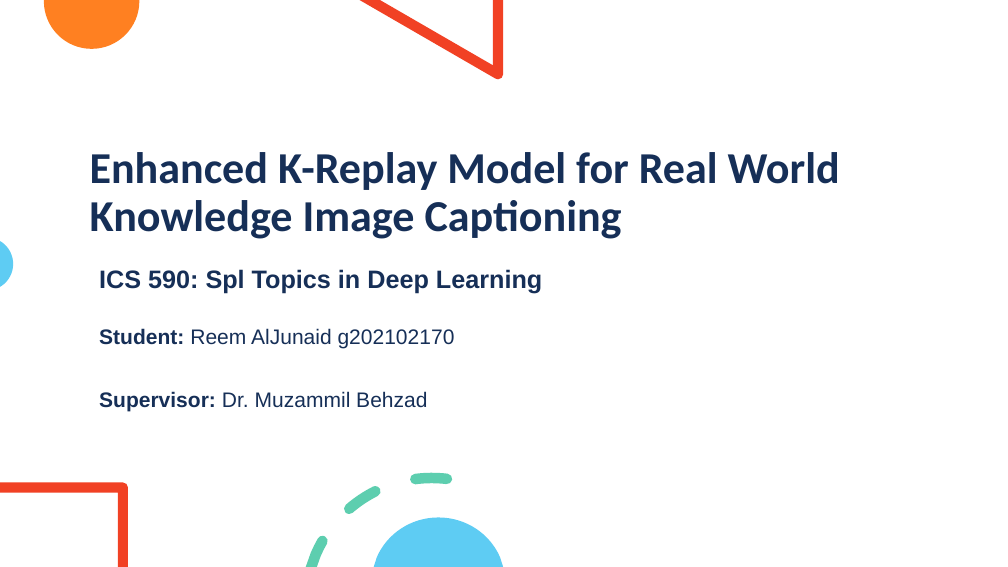
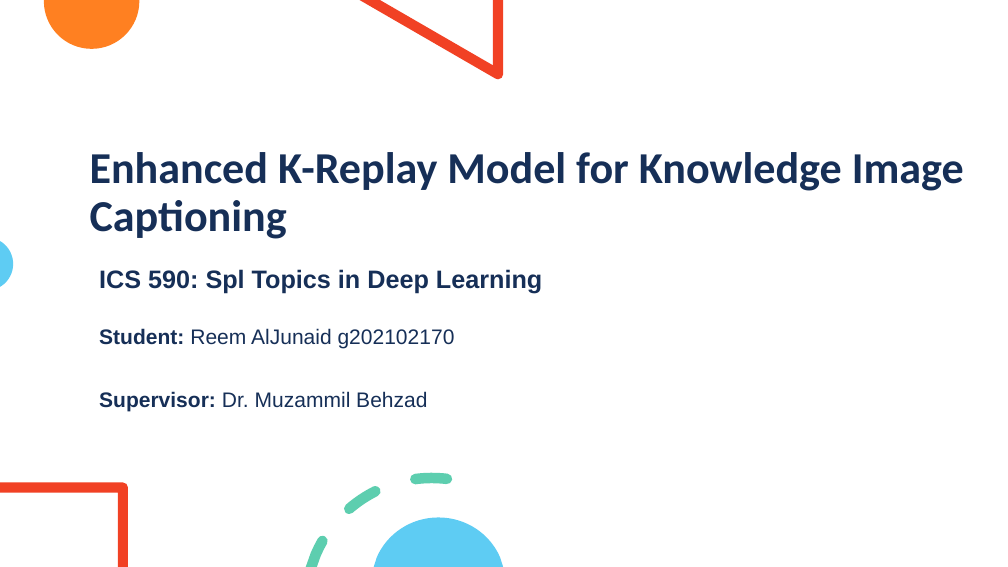
Before and after one commit to BRAIN-Lab-AI/Enhanced-K-Replay, a slide deck: slide 1 of presentation.pptx. Drawn at 1008x567 pixels with LibreOffice and Linux fonts; fonts in the diff are those of the drawing. Boxes give left, top, right and bottom in pixels: in the first picture for what was removed or moved away, otherwise in the second. Text is boxed around its words. In the diff, an @@ line names an element or a change of style, - is before the commit and + after.

```diff
--- a/presentation.pptx
+++ b/presentation.pptx
@@ title at (90,152,964,239): text changed @@
-Enhanced K-Replay Model for Real World Knowledge Image Captioning
+Enhanced K-Replay Model for Knowledge Image Captioning
```
Also in this commit, not shown: 12 other slides changed, 2 slides added.
